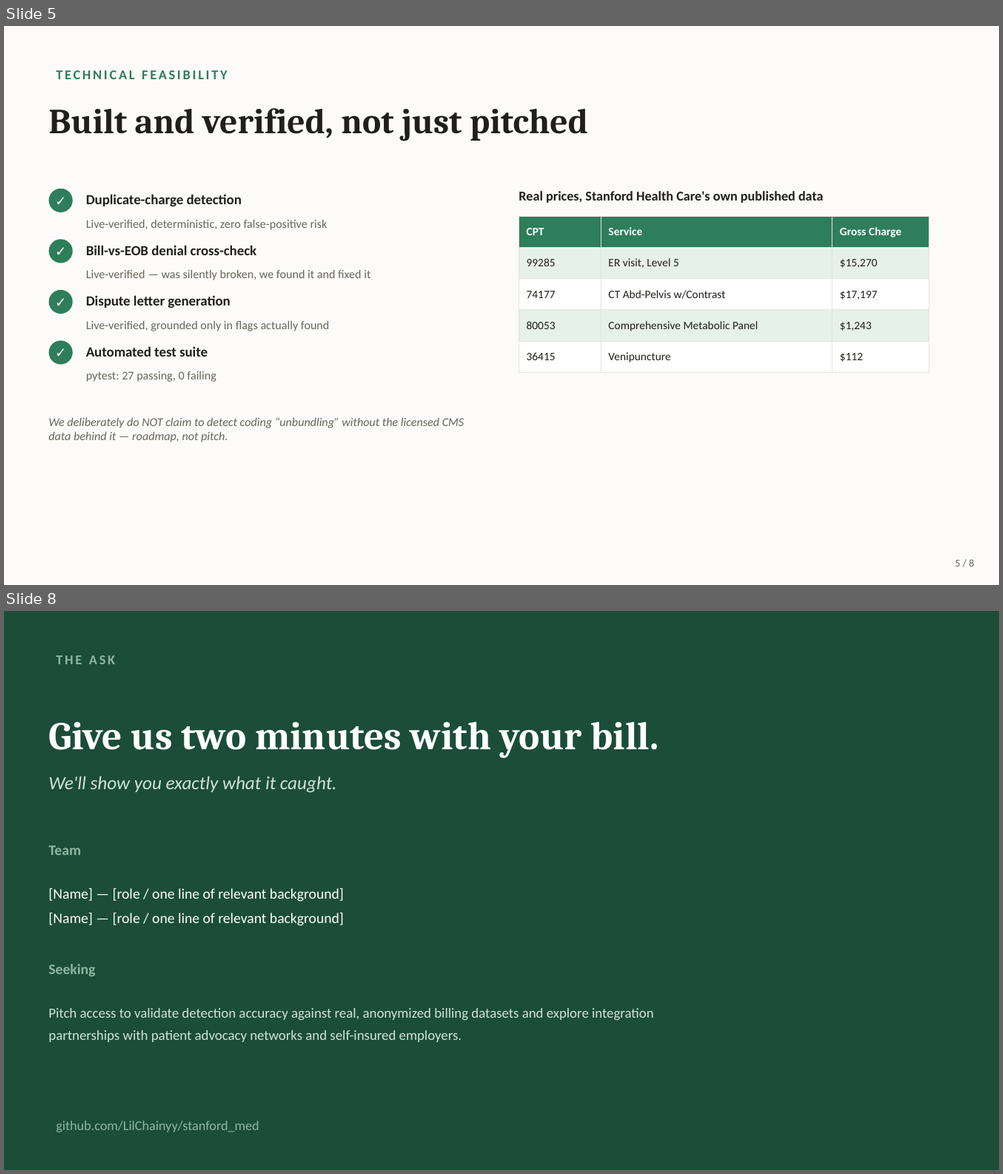
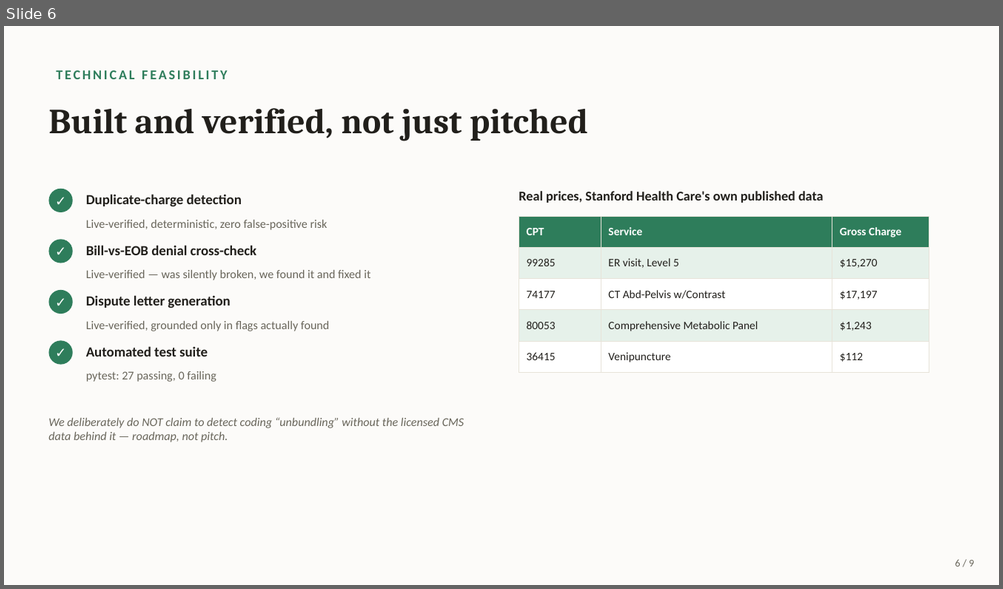
Before and after one commit to LuLu1016/clearbill-ai, a slide deck: pitch_deck/ClearBill_AI_Pitch_Deck.pptx. Shown one above the other, each under a label of ours: slides 5 and 8 before the commit, slide 6 after it; the slides between them are not shown. The pictures are 1003x1174 and 1003x589 pixels, drawn with LibreOffice and Linux fonts; fonts in the diff are those of the drawing. Boxes give left, top, right and bottom in pixels: in the first picture for what was removed or moved away, otherwise in the second. Text is boxed around its words. In the diff, an @@ line names an element or a change of style, - is before the commit and + after.

```diff
--- a/pitch_deck/ClearBill_AI_Pitch_Deck.pptx
+++ b/pitch_deck/ClearBill_AI_Pitch_Deck.pptx
@@ slide 8 removed at (4,611,999,1170), background #1B4D38 @@
@@ text removed at (56,655,115,664) @@
-THE ASK
@@ text removed at (48,722,658,758) @@
-Give us two minutes with your bill.
@@ text removed at (48,776,337,793) @@
-We'll show you exactly what it caught.
@@ text removed at (48,846,81,855) @@
-Team
@@ text removed at (48,889,344,926) @@
-[Name] — [role / one line of relevant background]
-[Name] — [role / one line of relevant background]
@@ text removed at (48,964,95,977) @@
-Seeking
@@ text removed at (48,1008,654,1042) @@
-Pitch access to validate detection accuracy against real, anonymized billing datasets and explore integration partnerships with patient advocacy networks and self-insured employers.
@@ text removed at (56,1121,259,1133) @@
-github.com/LilChainyy/stanford_med
@@ what was slide 5 is now slide 6 @@
@@ slide 6 changed as well @@
@@ text at (955,560,973,567): text changed @@
-5 / 8
+6 / 9
```
Also in this commit, not shown: 5 other slides changed, 3 slides added, 1 other slide removed, 2 other files.
